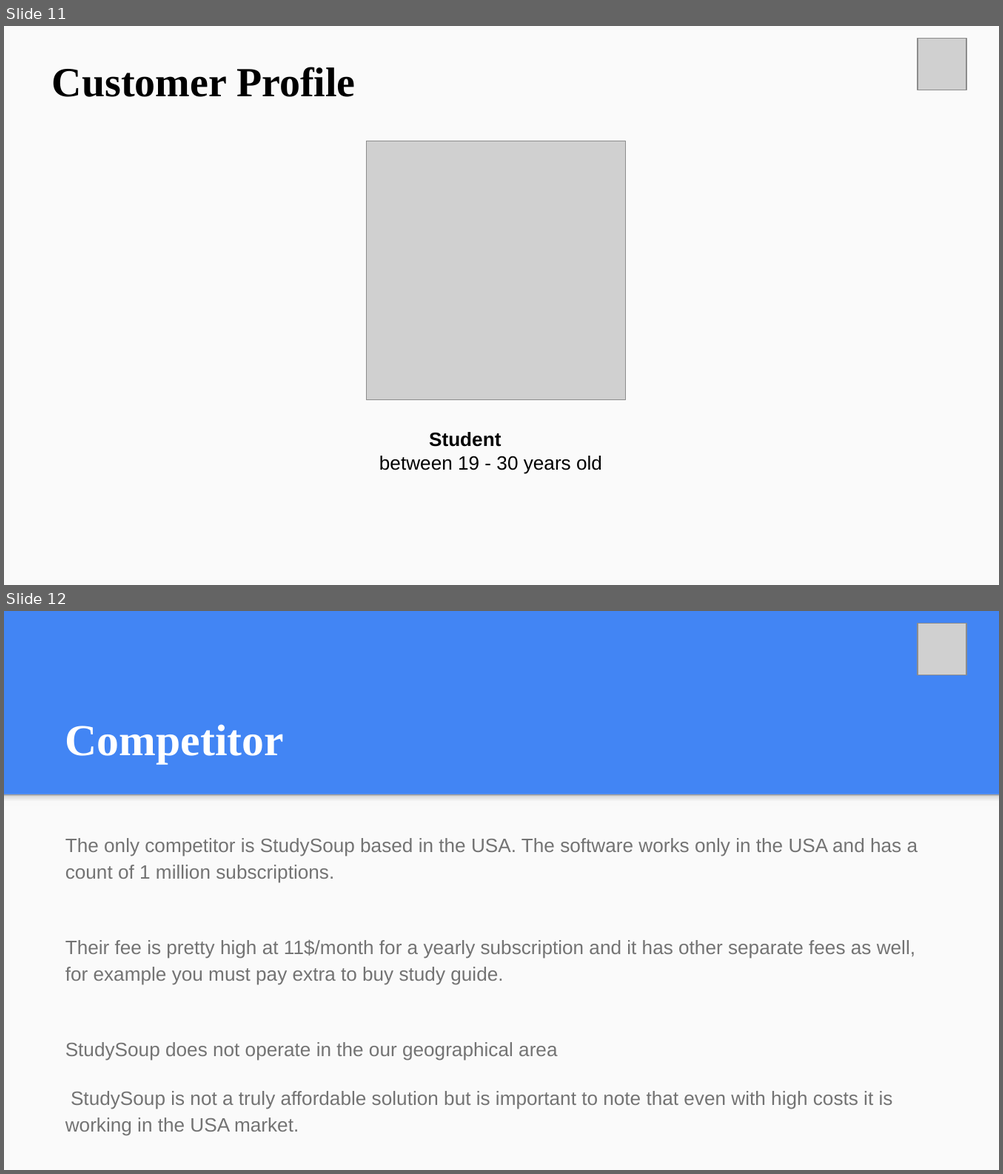
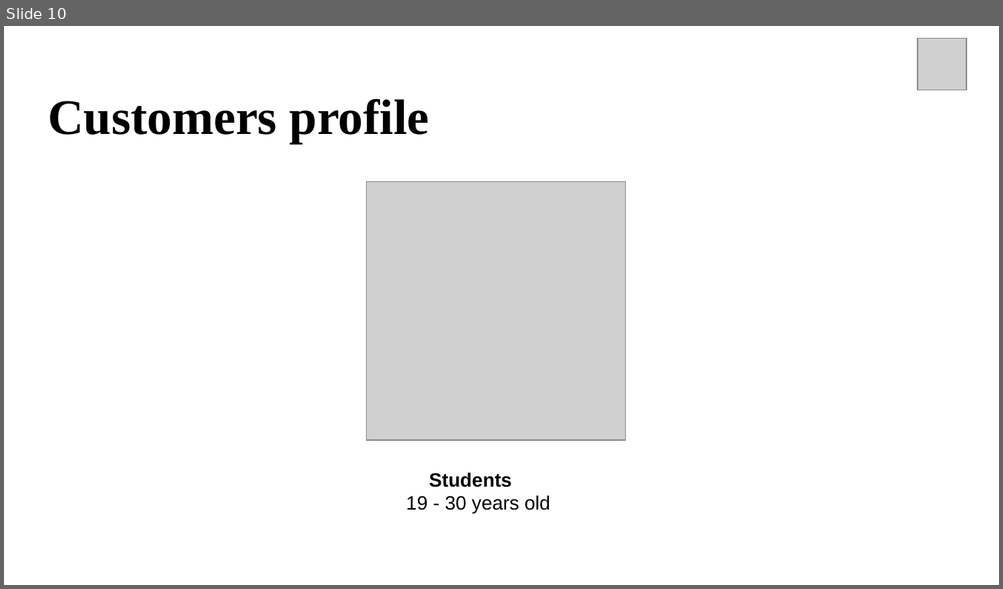
Before and after one commit to andreaardenti/Stusmart2, a slide deck: files/Final_Pitch.pptx. Shown one above the other, each under a label of ours: slides 11 and 12 before the commit, slide 10 after it. The pictures are 1003x1174 and 1003x589 pixels, drawn with LibreOffice and Linux fonts; fonts in the diff are those of the drawing; grey boxes stand for pictures. Boxes give left, top, right and bottom in pixels: in the first picture for what was removed or moved away, otherwise in the second. Text is boxed around its words. In the diff, an @@ line names an element or a change of style, - is before the commit and + after.

```diff
--- a/files/Final_Pitch.pptx
+++ b/files/Final_Pitch.pptx
@@ slide 12 removed at (4,611,999,1170), background #4285F4 @@
@@ picture removed at (917,623,966,675) @@
@@ title removed at (65,724,284,764) @@
-Competitor
@@ rectangle removed at (4,794,999,1170) @@
@@ rectangle removed at (4,794,999,806) @@
@@ text removed at (65,838,918,1109) @@
-The only competitor is StudySoup based in the USA. The software works only in the USA and has a count of 1 million subscriptions.
-Their fee is pretty high at 11$/month for a yearly subscription and it has other separate fees as well, for example you must pay extra to buy study guide.
-StudySoup does not operate in the our geographical area
-StudySoup is not a truly affordable solution but is important to note that even with high costs it is working in the USA market.
@@ what was slide 11 is now slide 10 @@
@@ slide 10 changed as well @@
@@ background #FAFAFA to #FFFFFF @@
@@ text removed at (52,67,355,97) @@
-Customer Profile
@@ title added at (48,99,430,143), 36 pt, text #000000, bold @@
+Customers profile
@@ picture: place and size @@
-picture at (366,141,625,400)
+picture at (366,181,625,440)
@@ text at (406,473,550,514): text changed @@
-Student
-between 19 - 30 years old
+Students
+19 - 30 years old
```
Also in this commit, not shown: 5 other slides changed, 7 slides added, 7 other slides removed, 1 other file.
